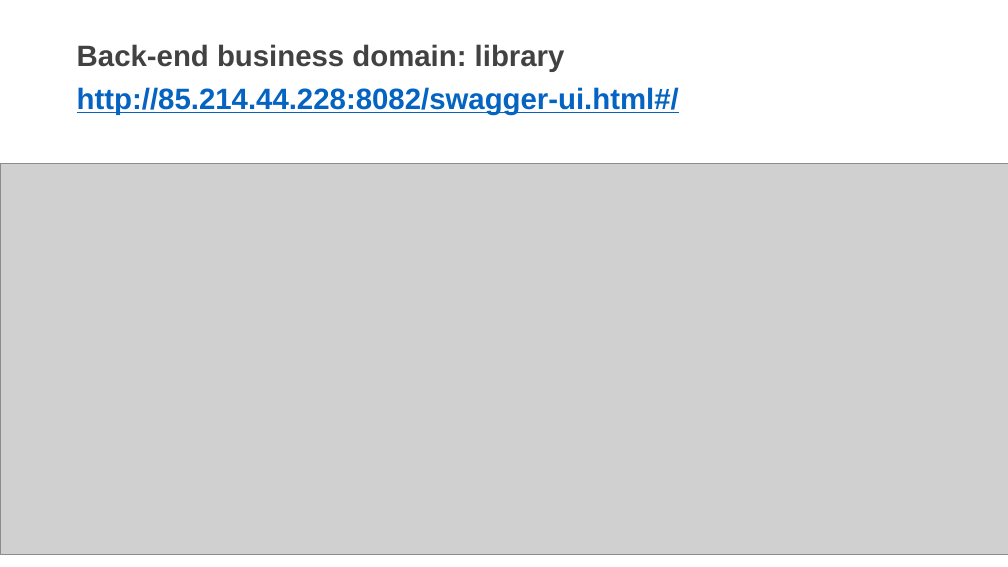
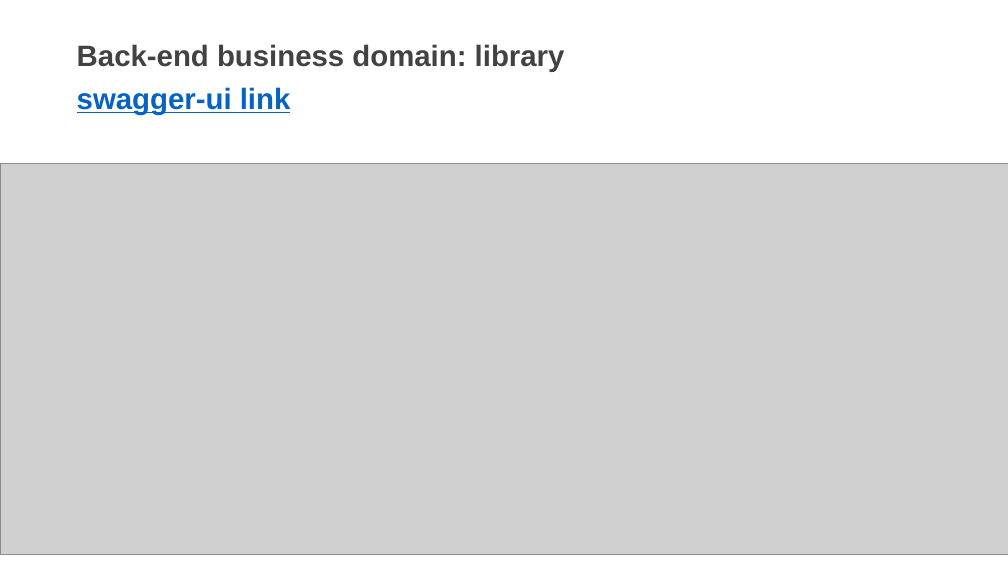
Before and after one commit to DevDay2019-AxonActive/DevDay2019---Advanced-Java, a slide deck: slide 5 of presentations/DevDay2019_Java_intro.pptx. Drawn at 1008x567 pixels with LibreOffice and Linux fonts; fonts in the diff are those of the drawing; grey boxes stand for pictures; background and template pictures are left out. Boxes give left, top, right and bottom in pixels: in the first picture for what was removed or moved away, otherwise in the second. Text is boxed around its words. In the diff, an @@ line names an element or a change of style, - is before the commit and + after.

```diff
--- a/presentations/DevDay2019_Java_intro.pptx
+++ b/presentations/DevDay2019_Java_intro.pptx
@@ text at box(77, 87, 291, 115): text changed @@
-http://85.214.44.228:8082/swagger-ui.html#/
+swagger-ui link
```
Also in this commit, not shown: 1 other slide changed, 1 slide added, 1 slide removed.
